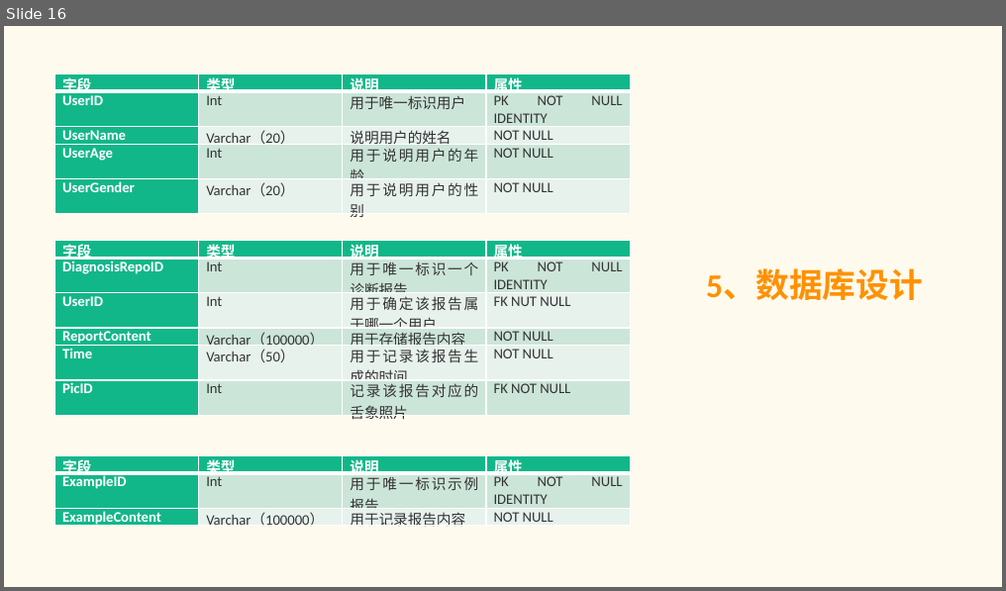
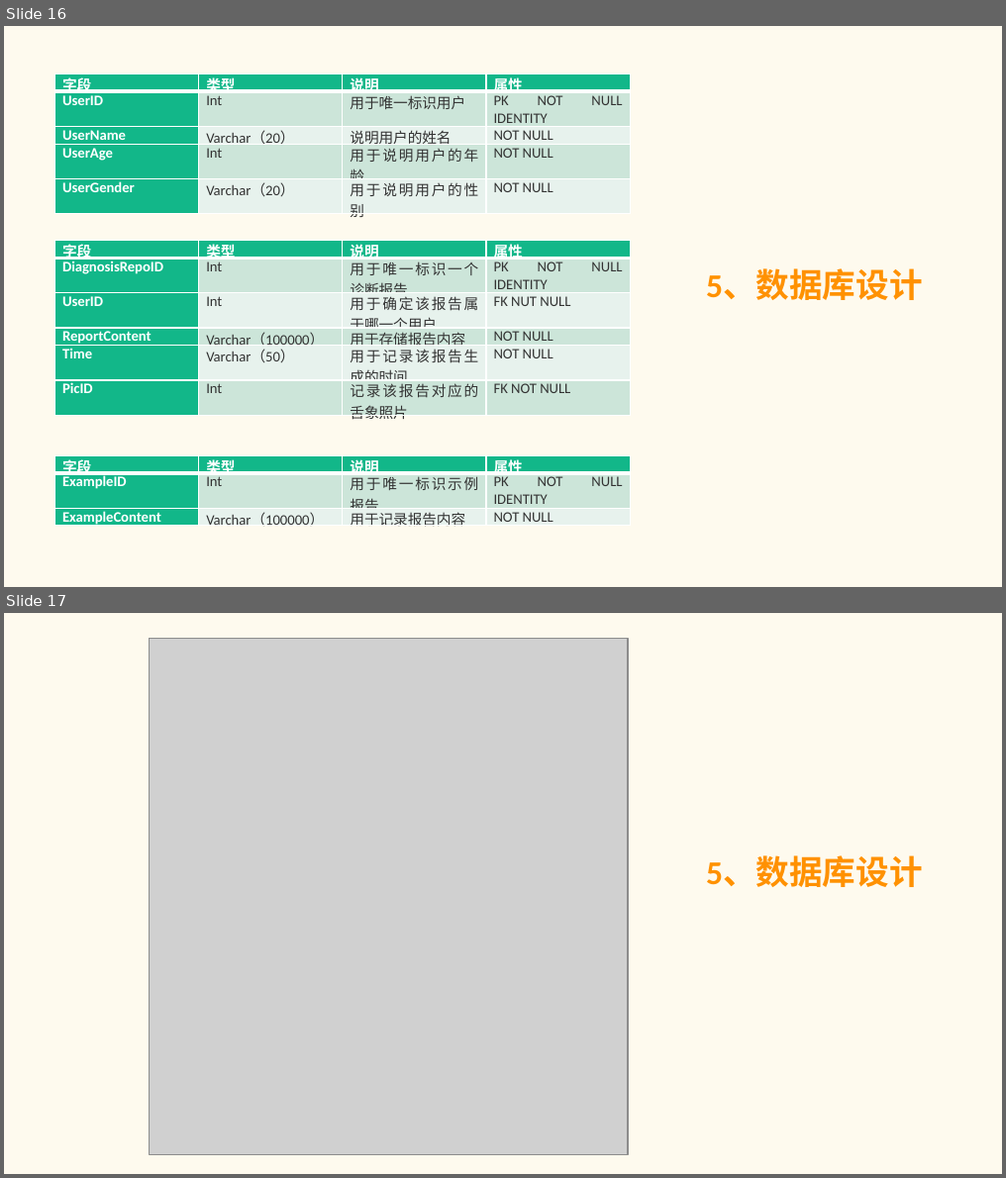
Before and after one commit to SingleZombie/Tongue-Picture-Recognition-Client, a slide deck: 项目汇报/诊断报告部分PPT（胡育铨）.pptx. Shown one above the other, each under a label of ours: slide 16 before the commit, slides 16 and 17 after it. The pictures are 1006x591 and 1006x1178 pixels, drawn with LibreOffice and Linux fonts; fonts in the diff are those of the drawing; grey boxes stand for pictures. Boxes give left, top, right and bottom in pixels: in the first picture for what was removed or moved away, otherwise in the second. Text is boxed around its words. In the diff, an @@ line names an element or a change of style, - is before the commit and + after.

```diff
--- a/项目汇报/诊断报告部分PPT（胡育铨）.pptx
+++ b/项目汇报/诊断报告部分PPT（胡育铨）.pptx
@@ slide 17 added at bbox=[4, 613, 1002, 1174], background #FEFAEE @@
@@ picture added at bbox=[150, 639, 628, 1155] @@
@@ text added at bbox=[706, 857, 923, 887], 24 pt, text #FF9101, bold @@
+5、数据库设计
```
